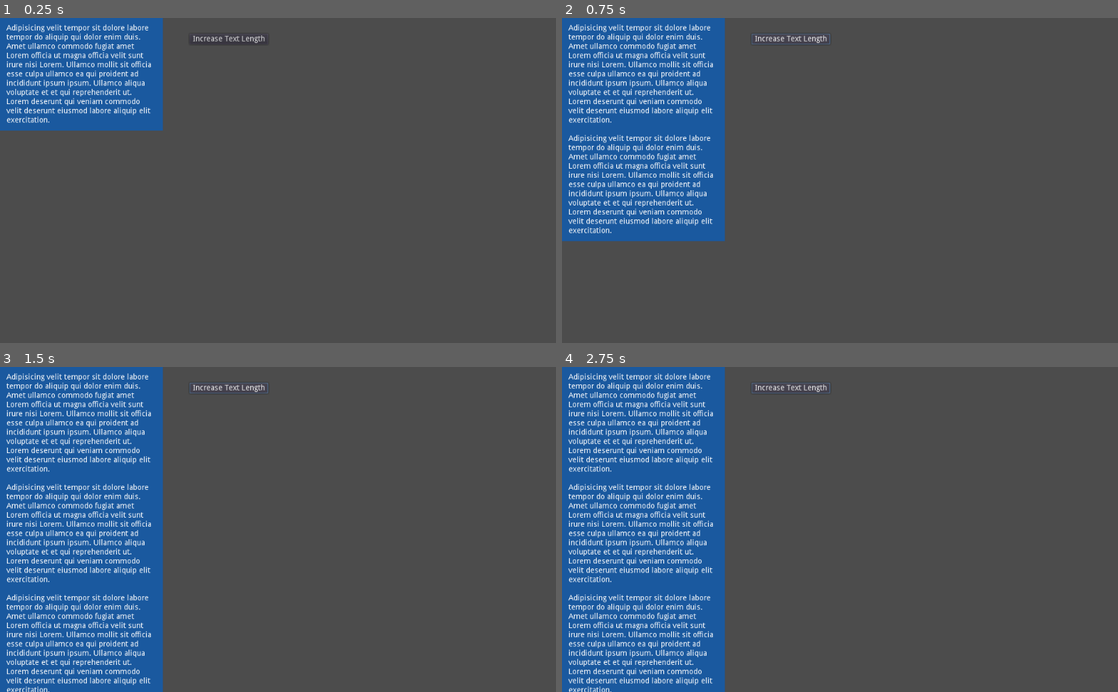
Above: before the commit, frames 1-4 (two rows, left to right).
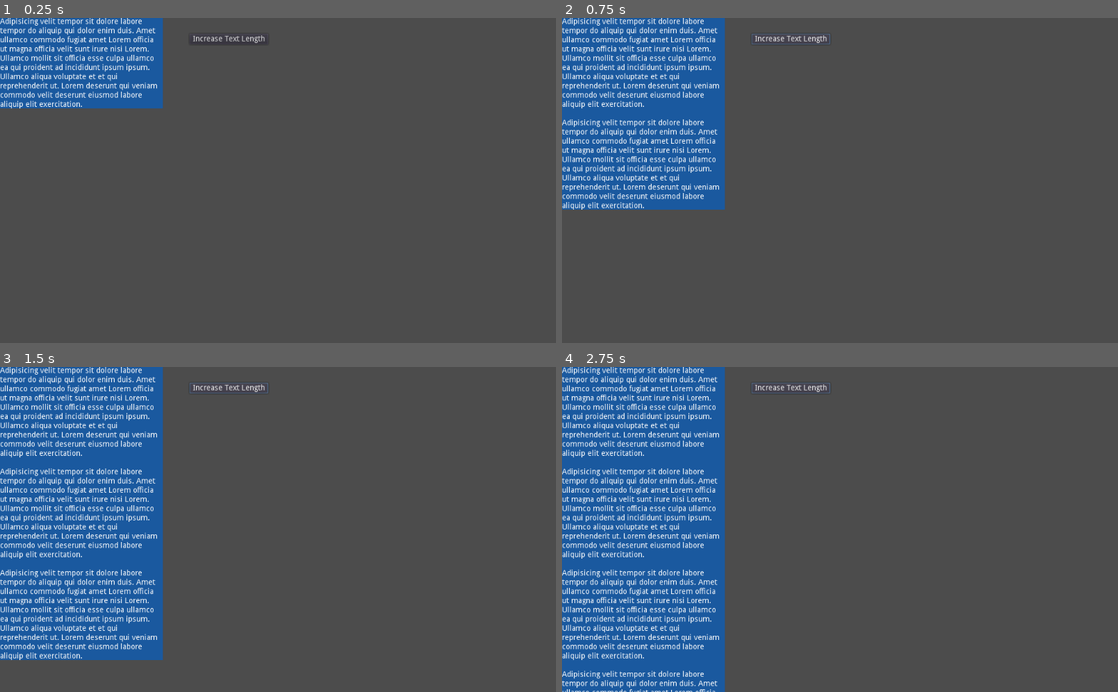
Above: after the commit, the same moments.

Repository: sjml/godot-infobox-woes
Game: Godot game, scene res://InfoBox.tscn
Same seed, same stepped clock (60 frames per second), same inputs: the game is played once before the commit and once after it.
Inputs:
- Up to frame 1 (0.25 s): no input
- Up to frame 2 (0.75 s): click "Increase Text Length" at 0.5 s
- Up to frame 3 (1.5 s): click "Increase Text Length" at 1.25 s
- Up to frame 4 (2.75 s): click "Increase Text Length" at 2 s

The runs differ from the first frame. In frame 1, 5.7% of the frame differs, in the area x 0-30%, y 0-35%; in frame 2, 10%; in frame 3, 14%, in the area x 0-30%, y 0-100%; in frame 4, 12%.

Commit message:
Revert "fixed!"
This reverts commit dc543f09279869c1acb670a233d1cce4684a8636.

Diff:
--- a/InfoBox.gd
+++ b/InfoBox.gd
@@ -1,6 +1,6 @@
 extends Control
 
-onready var label = $PanelContainer/MarginContainer/Label
+onready var label = $PanelContainer/VBoxContainer/Label
 
 var baseText = ""
 
--- a/InfoBox.tscn
+++ b/InfoBox.tscn
@@ -23,19 +23,17 @@
 "_edit_use_anchors_": false
 }
 
-[node name="MarginContainer" type="MarginContainer" parent="PanelContainer"]
+[node name="VBoxContainer" type="VBoxContainer" parent="PanelContainer"]
 margin_right = 300.0
-margin_bottom = 208.0
-custom_constants/margin_right = 12
-custom_constants/margin_top = 12
-custom_constants/margin_left = 12
-custom_constants/margin_bottom = 12
+margin_bottom = 167.0
+mouse_filter = 2
+__meta__ = {
+"_edit_use_anchors_": false
+}
 
-[node name="Label" type="Label" parent="PanelContainer/MarginContainer"]
-margin_left = 12.0
-margin_top = 12.0
-margin_right = 288.0
-margin_bottom = 196.0
+[node name="Label" type="Label" parent="PanelContainer/VBoxContainer"]
+margin_right = 300.0
+margin_bottom = 167.0
 text = "Adipisicing velit tempor sit dolore labore tempor do aliquip qui dolor enim duis. Amet ullamco commodo fugiat a …(297 unchanged characters)…
 autowrap = true
 
